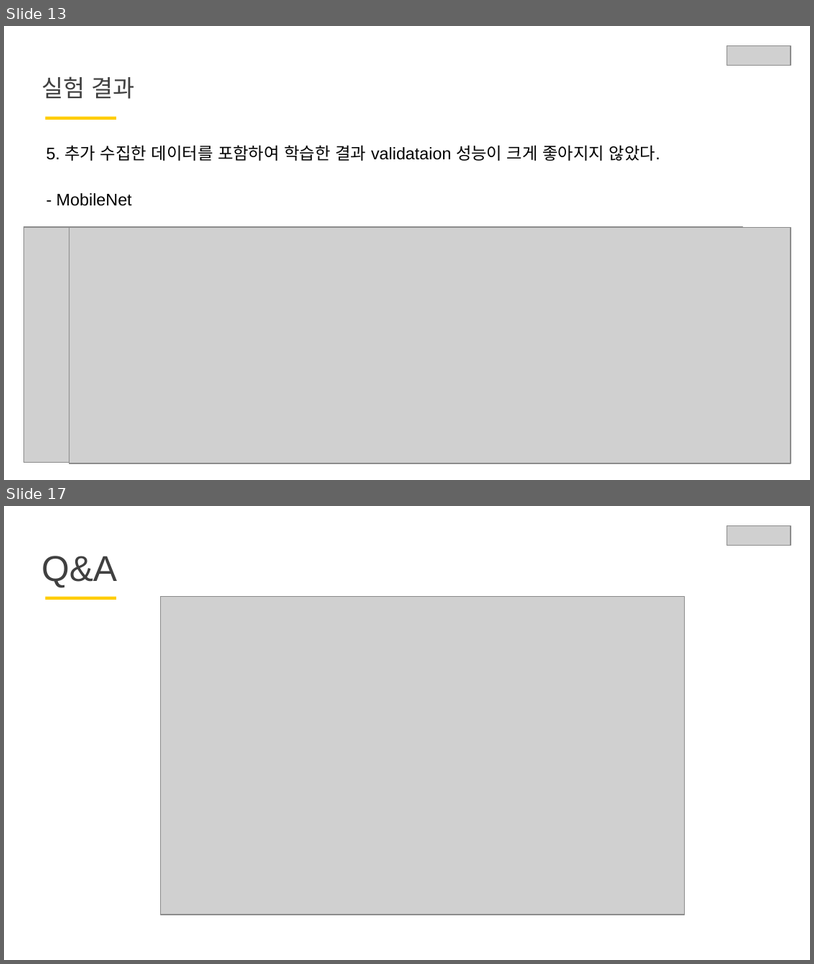
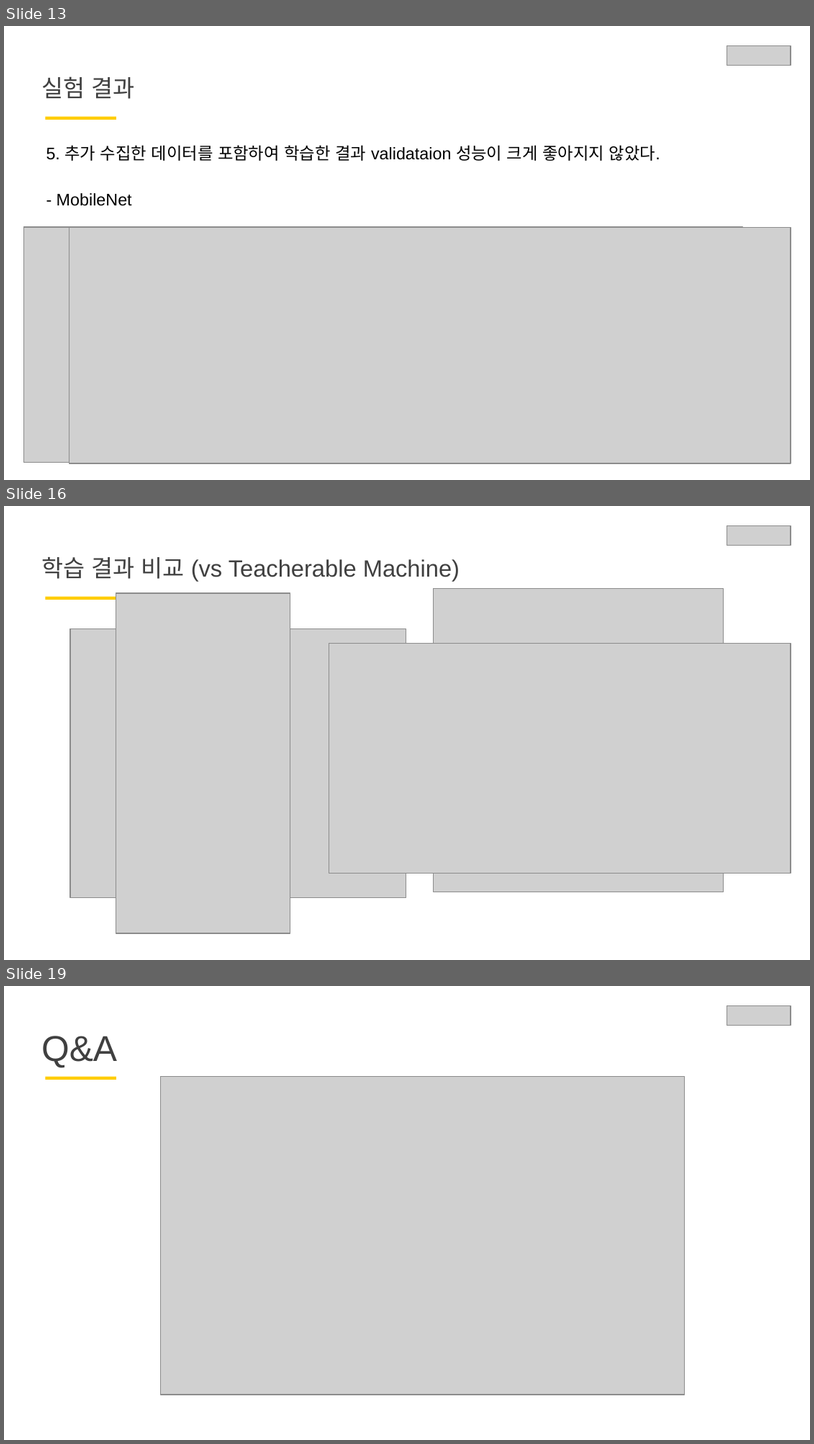
Before and after one commit to knggu/Iamgroww, a slide deck: DLthon/해파리 발표 ppt.pptx. Shown one above the other, each under a label of ours: slides 13 and 17 before the commit, slides 13, 16 and 19 after it; the slides between them are not shown. The pictures are 814x964 and 814x1444 pixels, drawn with LibreOffice and Linux fonts; fonts in the diff are those of the drawing; grey boxes stand for pictures. Boxes give left, top, right and bottom in pixels: in the first picture for what was removed or moved away, otherwise in the second. Text is boxed around its words. In the diff, an @@ line names an element or a change of style, - is before the commit and + after.

```diff
--- a/DLthon/해파리 발표 ppt.pptx
+++ b/DLthon/해파리 발표 ppt.pptx
@@ slide 16 added at box(4, 506, 810, 960), background #FFFFFF @@
@@ picture added at box(728, 526, 791, 546) @@
@@ title added at box(41, 557, 460, 581), 21 pt, text #404040 @@
+학습 결과 비교 (vs Teacherable Machine)
@@ picture added at box(434, 588, 723, 891) @@
@@ rectangle added at box(45, 596, 116, 600), fill #FFCD05 @@
@@ picture added at box(116, 593, 291, 934) @@
@@ picture added at box(70, 628, 406, 897) @@
@@ picture added at box(329, 643, 791, 873) @@
@@ what was slide 17 is now slide 19 @@
```
Also in this commit, not shown: 10 slides changed, 1 other slide added, 1 other file.
